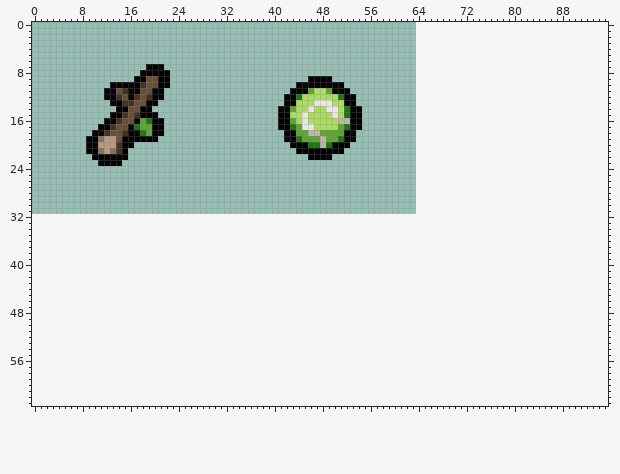
Two versions of one sprite sheet, resources/gfx/effects/effect_fetching_object.png. The picture above was drawn from the file before the commit.
The file is 64x32 pixels. The old version is drawn lined up with the new one, on the new canvas.
After:
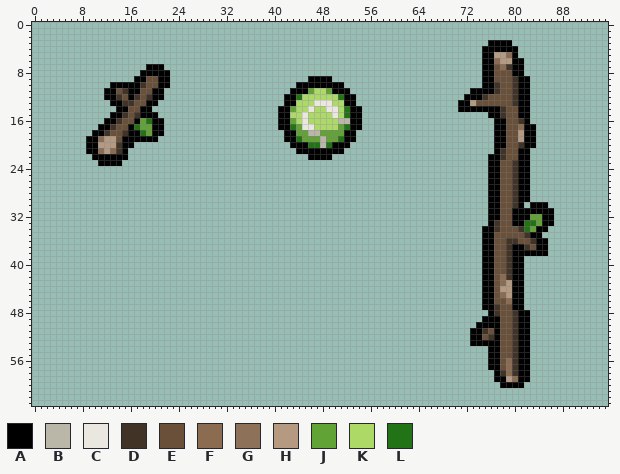
Palette (. is transparent): A #000000  B #bab6a8  C #e9e7df  D #413326  E #6b5039  F #8b6c51  G #8d7159  H #b59980  J #62a335  K #adda67  L #227315
Changes in this commit:
canvas 64x32 -> 96x64
y 3: x 76..79 .... -> AAAA
y 4: x 75..80 ...... -> AAAAAA
y 5: x 75..80 ...... -> AAHHFA
y 6: x 75..81 ....... -> AAFHHAA
y 7: x 75..81 ....... -> AAEFDAA
y 8: x 75..81 ....... -> AAEEEAA
y 9: x 75..82 ........ -> AAEEEDAA
y 10: x 75..82 ........ -> AADEEDAA
y 11: x 73..82 .......... -> AAAADEEDAA
y 12: x 72..82 ........... -> AAADEEEEDAA
y 13: x 71..82 ............ -> AAHEEEEEEDAA
y 14: x 71..82 ............ -> AAAAAAADEEAA
y 15: x 76..82 ....... -> AADEEAA
y 16: x 77..82 ...... -> AAEEDA
y 17: x 77..83 ....... -> AAEEFAA
y 18: x 77..83 ....... -> AAEEHAA
y 19: x 11 G -> F; x 77..83 ....... -> AAEEHAA
y 20: x 77..83 ....... -> AAEEDAA
y 21: x 11 G -> F; x 13 G -> F; x 77..82 ...... -> ADEEAA
y 22: x 76..82 ....... -> AADEEAA
y 23..29: x 76..82 ....... -> AAEEDAA
y 30: x 76..81 ...... -> AAEEDA; x 83..85 ... -> AAA
y 31: x 76..86 ........... -> AAEEAAAAAAA
y 32: x 76..86 ........... -> AAEEAAAJJAA
y 33: x 76..86 ........... -> ADEEAALLJAA
y 34: x 75..85 ........... -> AADEEEDLJAA
y 35: x 75..84 .......... -> AAEEEEEDAA
y 36: x 75..85 ........... -> AAEEDDEEDAA
y 37: x 75..85 ........... -> AAEEDAADEAA
y 38: x 75..85 ........... -> AAEEDAAAAAA
y 39..41: x 75..81 ....... -> AAEEDAA
y 42: x 75..81 ....... -> AAEFDAA
y 43: x 75..81 ....... -> AAEFHAA
y 44: x 75..81 ....... -> AAEHHAA
y 45: x 75..81 ....... -> AAEFHAA
y 46: x 75..81 ....... -> AAEEFAA
y 47: x 75..81 ....... -> AADEEAA
y 48: x 76..82 ....... -> ADEEDAA
y 49: x 75..82 ........ -> AAAEEDAA
y 50: x 74..82 ......... -> AAAAEEDAA
y 51: x 73..82 .......... -> AADEAEEDAA
y 52: x 73..82 .......... -> AAEDAEEDAA
y 53: x 73..82 .......... -> AAAAAEEDAA
y 54..55: x 76..82 ....... -> AAEEDAA
y 56..57: x 76..82 ....... -> AAEFDAA
y 58: x 77..82 ...... -> ADFDAA
y 59: x 77..82 ...... -> AAHFAA
y 60: x 78..81 .... -> AAAA
Where, in picture pixels (left, top, right, bottom), the same in both pictures:
added: (458, 40, 554, 388)
changed: (98, 136, 116, 154)
